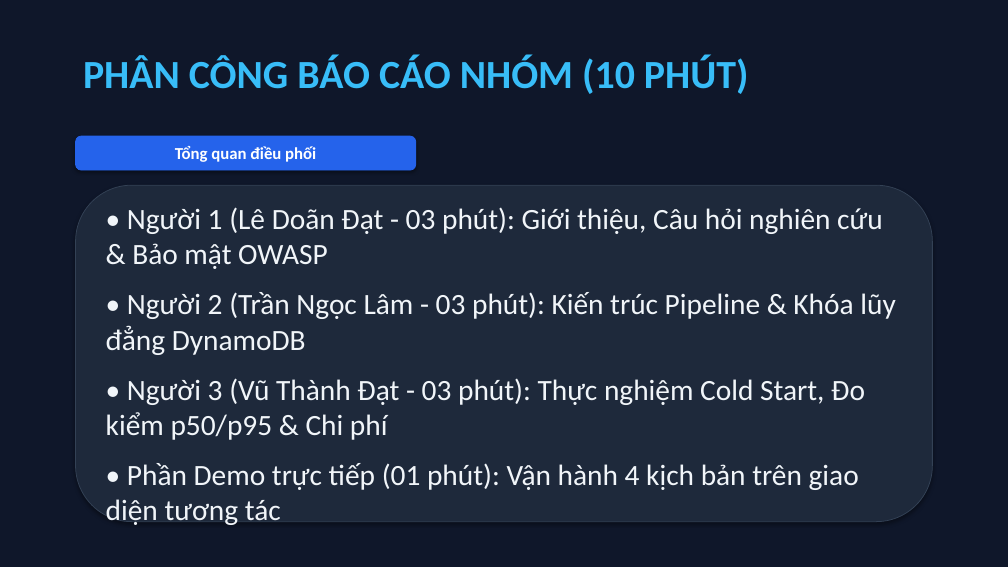
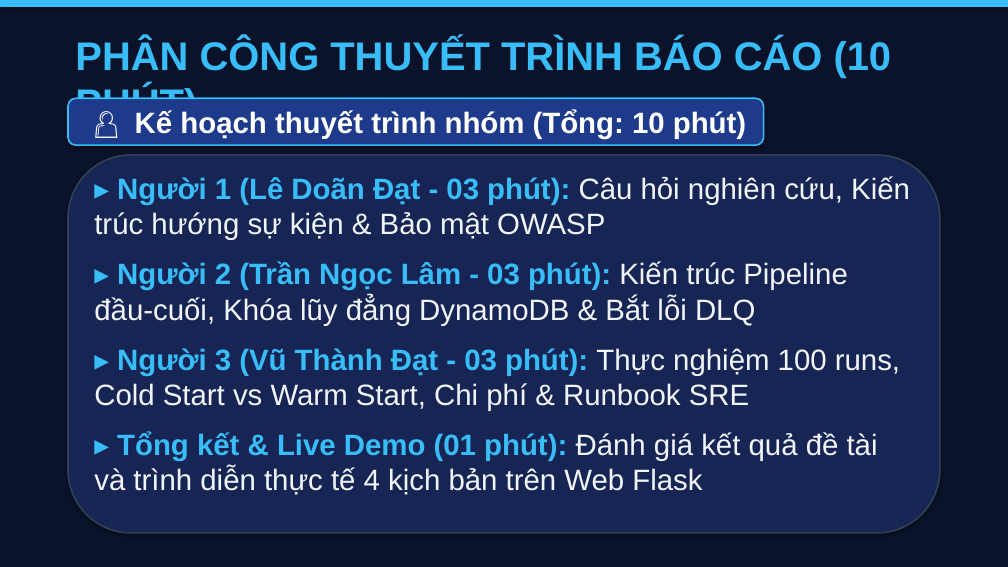
Before and after one commit to datdanghoccode/DTDM_XuLyAnh_Serverless, a slide deck: slide 2 of docs/DTDM_ThuyetTrinh_DeTai9.pptx. Drawn at 1008x567 pixels with LibreOffice and Linux fonts; fonts in the diff are those of the drawing. Boxes give left, top, right and bottom in pixels: in the first picture for what was removed or moved away, otherwise in the second. Text is boxed around its words. In the diff, an @@ line names an element or a change of style, - is before the commit and + after.

```diff
--- a/docs/DTDM_ThuyetTrinh_DeTai9.pptx
+++ b/docs/DTDM_ThuyetTrinh_DeTai9.pptx
@@ rectangle at (x1=0, y1=0, x2=1008, y2=567): fill #0F172A to #0B132B; outline #0F172A 0.75 pt to #0B132B 0.75 pt @@
@@ rectangle added at (x1=0, y1=0, x2=1008, y2=6), fill #38BDF8, outline #38BDF8 0.75 pt @@
@@ text at (x1=75, y1=38, x2=892, y2=126): text changed; font Calibri to Arial @@
-PHÂN CÔNG BÁO CÁO NHÓM (10 PHÚT)
+PHÂN CÔNG THUYẾT TRÌNH BÁO CÁO (10 PHÚT)
@@ rounded rectangle added at (x1=68, y1=98, x2=764, y2=145), fill #1E3A8A, outline #38BDF8 1.5 pt, 28 pt, text #FFFFFF, bold @@
+👤 Kế hoạch thuyết trình nhóm (Tổng: 10 phút)
@@ rounded rectangle removed at (x1=76, y1=136, x2=416, y2=170) @@
-Tổng quan điều phối
@@ rounded rectangle resized from (x1=76, y1=185, x2=932, y2=522) to (x1=68, y1=155, x2=940, y2=533) @@
@@ rounded rectangle at (x1=68, y1=155, x2=940, y2=533): fill #1E293B to #172554; outline #334155 0.75 pt to #334155 1.5 pt @@
@@ text at (x1=94, y1=176, x2=910, y2=495): text changed; font Calibri to Arial @@
-• Người 1 (Lê Doãn Đạt - 03 phút): Giới thiệu, Câu hỏi nghiên cứu & Bảo mật OWASP
-• Người 2 (Trần Ngọc Lâm - 03 phút): Kiến trúc Pipeline & Khóa lũy đẳng DynamoDB
-• Người 3 (Vũ Thành Đạt - 03 phút): Thực nghiệm Cold Start, Đo kiểm p50/p95 & Chi phí
-• Phần Demo trực tiếp (01 phút): Vận hành 4 kịch bản trên giao diện tương tác
+▸ Người 1 (Lê Doãn Đạt - 03 phút): Câu hỏi nghiên cứu, Kiến trúc hướng sự kiện & Bảo mật OWASP
+▸ Người 2 (Trần Ngọc Lâm - 03 phút): Kiến trúc Pipeline đầu-cuối, Khóa lũy đẳng DynamoDB & Bắt lỗi DLQ
+▸ Người 3 (Vũ Thành Đạt - 03 phút): Thực nghiệm 100 runs, Cold Start vs Warm Start, Chi phí & Runbook SRE
+▸ Tổng kết & Live Demo (01 phút): Đánh giá kết quả đề tài và trình diễn thực tế 4 kịch bản trên Web Flask
```
Also in this commit, not shown: 10 other slides changed, 3 slides added, 2 slides removed, 8 other files.
